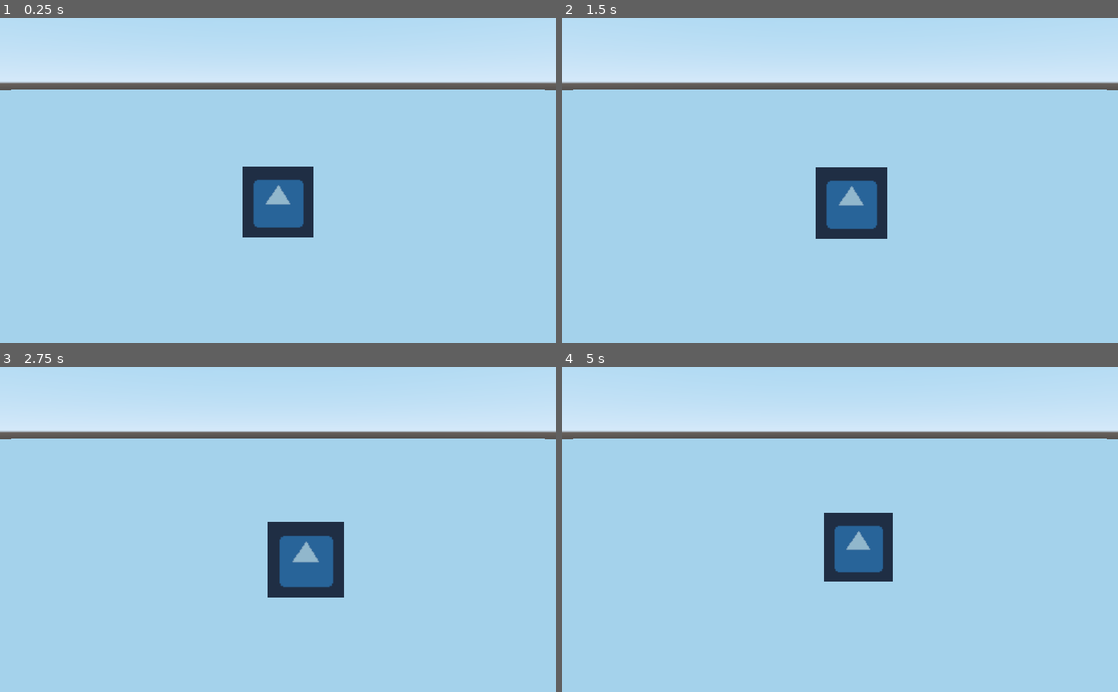
Above: before the commit, frames 1-4 (two rows, left to right).
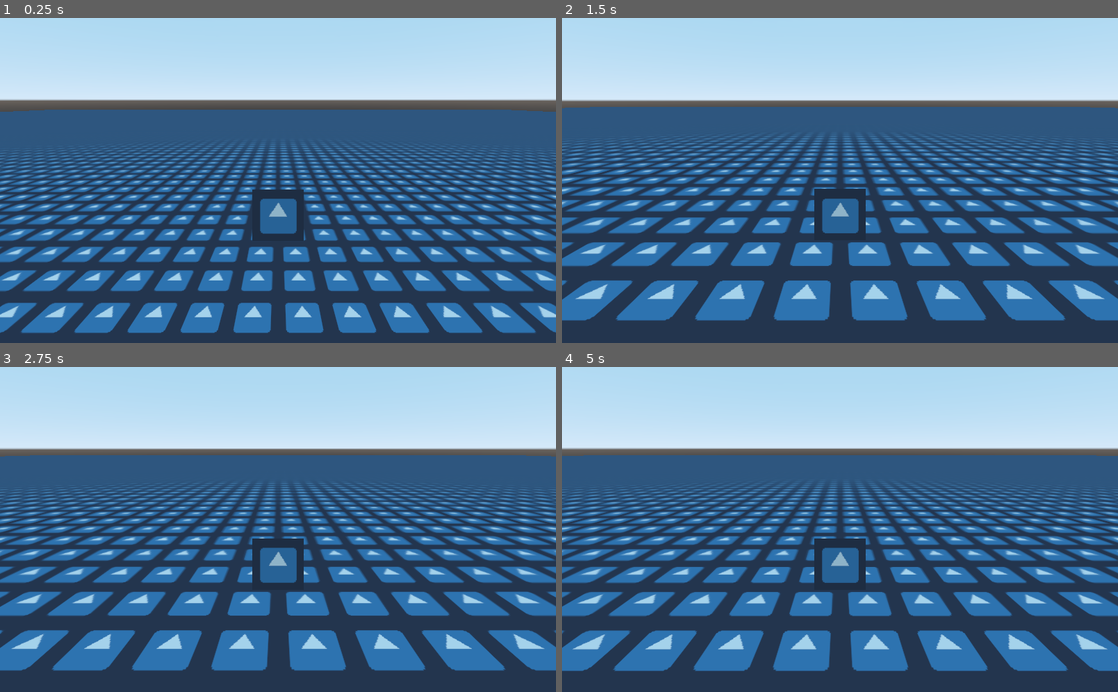
Above: after the commit, the same moments.

Repository: teko-L-TIN-22-Di-a/TrackRacingGame
Game: Godot game, scene res://src/scenes/main.tscn
Same seed, same stepped clock (60 frames per second), same inputs: the game is played once before the commit and once after it. The engine's default icon, where the game draws it, is replaced by a stand-in: a white triangle on a blue panel in a dark square.
Inputs:
- Up to frame 1 (0.25 s): no input
- Up to frame 2 (1.5 s): hold Right (ui_right) 0.53-1.28 s; hold Down (ui_down) from 1.28 s (still down)
- Up to frame 3 (2.75 s): release Down (ui_down) at 2.03 s; hold Right (ui_right) from 2.03 s (still down)
- Up to frame 4 (5 s): release Right (ui_right) at 2.78 s; hold Up (ui_up) 2.78-3.53 s; tap Enter at 3.5 s; hold Left (ui_left) from 3.53 s (still down)

The runs differ from the first frame. In frame 1, 77% of the frame differs, in the area x 0-100%, y 19-100%; in frame 2, 77%; in frame 3, 77%; in frame 4, 78%.

Commit message:
Added state machine and player controller.

Diff:
--- a/project.godot
+++ b/project.godot
@@ -7,6 +7,34 @@
 ;   param=value ; assign values to parameters
 
 config_version=4
+
+_global_script_classes=[ {
+"base": "Spatial",
+"class": "Player",
+"language": "GDScript",
+"path": "res://src/scenes/player/player.gd"
+}, {
+"base": "State",
+"class": "PlayerState",
+"language": "GDScript",
+"path": "res://src/scenes/player/player_state.gd"
+}, {
+"base": "Node",
+"class": "State",
+"language": "GDScript",
+"path": "res://src/state.gd"
+}, {
+"base": "Node",
+"class": "StateHandler",
+"language": "GDScript",
+"path": "res://src/state_handler.gd"
+} ]
+_global_script_class_icons={
+"Player": "",
+"PlayerState": "",
+"State": "",
+"StateHandler": ""
+}
 
 [application]
 
@@ -18,6 +46,37 @@
 
 common/drop_mouse_on_gui_input_disabled=true
 
+[input]
+
+up={
+"deadzone": 0.5,
+"events": [ Object(InputEventJoypadButton,"resource_local_to_scene":false,"resource_name":"","device":-1,"button_index":12,"pressure":0.0,"pressed":false,"script":null)
+, Object(InputEventKey,"resource_local_to_scene":false,"resource_name":"","device":0,"alt":false,"shift":false,"control":false,"meta":false,"command":false,"pressed":false,"scancode":0,"physical_scancode":87,"unicode":0,"echo":false,"script":null)
+, Object(InputEventJoypadMotion,"resource_local_to_scene":false,"resource_name":"","device":-1,"axis":1,"axis_value":-1.0,"script":null)
+ ]
+}
+down={
+"deadzone": 0.5,
+"events": [ Object(InputEventKey,"resource_local_to_scene":false,"resource_name":"","device":0,"alt":false,"shift":false,"control":false,"meta":false,"command":false,"pressed":false,"scancode":0,"physical_scancode":83,"unicode":0,"echo":false,"script":null)
+, Object(InputEventJoypadButton,"resource_local_to_scene":false,"resource_name":"","device":-1,"button_index":14,"pressure":0.0,"pressed":false,"script":null)
+, Object(InputEventJoypadMotion,"resource_local_to_scene":false,"resource_name":"","device":-1,"axis":1,"axis_value":1.0,"script":null)
+ ]
+}
+turn_right={
+"deadzone": 0.5,
+"events": [ Object(InputEventKey,"resource_local_to_scene":false,"resource_name":"","device":0,"alt":false,"shift":false,"control":false,"meta":false,"command":false,"pressed":false,"scancode":0,"physical_scancode":68,"unicode":0,"echo":false,"script":null)
+, Object(InputEventJoypadButton,"resource_local_to_scene":false,"resource_name":"","device":-1,"button_index":15,"pressure":0.0,"pressed":false,"script":null)
+, Object(InputEventJoypadMotion,"resource_local_to_scene":false,"resource_name":"","device":-1,"axis":0,"axis_value":1.0,"script":null)
+ ]
+}
+turn_left={
+"deadzone": 0.5,
+"events": [ Object(InputEventKey,"resource_local_to_scene":false,"resource_name":"","device":0,"alt":false,"shift":false,"control":false,"meta":false,"command":false,"pressed":false,"scancode":0,"physical_scancode":65,"unicode":0,"echo":false,"script":null)
+, Object(InputEventJoypadButton,"resource_local_to_scene":false,"resource_name":"","device":-1,"button_index":14,"pressure":0.0,"pressed":false,"script":null)
+, Object(InputEventJoypadMotion,"resource_local_to_scene":false,"resource_name":"","device":-1,"axis":0,"axis_value":-1.0,"script":null)
+ ]
+}
+
 [physics]
 
 common/enable_pause_aware_picking=true
--- /dev/null
+++ b/src/scenes/player/camera.gd
@@ -0,0 +1,27 @@
+extends Camera
+
+export var target_path: NodePath
+export var vertical_distance: float = 10
+export var height: float = 5
+export var over_player: float = 0
+export var fixed_angle: float = 1
+
+onready var target: Node = get_node(target_path)
+
+var _position := transform.origin
+
+func _process(delta):
+	if (not target): return
+
+	var target_pos = target.transform.origin
+	target_pos.y += over_player
+
+	var target_rotation = (-target.transform.basis.z).normalized()
+
+	var camera_pos = target_pos - (target_rotation * vertical_distance)
+	camera_pos.y += height
+
+	_position = lerp(_position, camera_pos, delta)
+
+	look_at_from_position(camera_pos, target_pos, Vector3.UP)
+	rotate(transform.basis.x.normalized(), fixed_angle)
--- a/src/scenes/player/player.gd
+++ b/src/scenes/player/player.gd
@@ -1,32 +1,91 @@
+class_name Player
 extends Spatial
 
-export var speed: float = 5
-export var max_speed: float = 10
+export var default_fov: float = 70
+export var max_fov: float = 90
 export var gravity: float = 8.1
 export var terminal_velocity: float = 100
 
+export var engine_force: float = 15
+export var vehicle_size: float = 1
+export var steering_limit: float = 10
+
+export var brake_force: float = 10
+export var drag: float = 2
+export var friction: float = 2
+
+export var slip_speed: float = 15
+export var traction_slow: float = 0.75
+export var traction_fast: float = 0.02
+
+export var max_speed: float = 20
+export var max_reverse_speed: float = 5
+
 onready var body: KinematicBody = $'KinematicBody'
+onready var state_handler: StateHandler = $'KinematicBody/StateHandler'
+onready var camera: Camera = $'Camera'
 
 var velocity = Vector3.ZERO
+var acceleration = Vector3.ZERO
+var current_steering: float = 0
+var drifting = false
 
-# Called when the node enters the scene tree for the first time.
-func _ready():
-	pass # Replace with function body.
+func _process(delta: float):
 
-func _process(delta):
-	# TODO Handle Input
-	# TODO Handle Animations
+	animate_camera(delta)
 
-	if body.is_on_floor():
-		velocity.y = clamp(velocity.y - gravity, 0, terminal_velocity)
+	state_handler.process(delta)
 
-		print_debug(velocity)
+	apply_friction(delta)
+	calculate_steering(delta)
+	acceleration.y -= move_toward(gravity, terminal_velocity, delta)
+
+	velocity += acceleration * delta
+
+	velocity = body.move_and_slide_with_snap(velocity, -body.transform.basis.y, Vector3.UP, false)
+
+func animate_camera(delta: float) -> void:
+	var is_moving = state_handler.state.name in ["Moving", "Air"]
+
+	if(is_moving):
+		var speed_factor = velocity.length() / max_speed
+		var new_fov = 70 + speed_factor * (max_fov - default_fov)
+		camera.fov = lerp(camera.fov, new_fov, delta)
 	else:
-		var direction = Input.get_vector("ui_left", "ui_right", "ui_up", "ui_down").normalized()
+		camera.fov = lerp(camera.fov, default_fov, delta)
 
-		print_debug(velocity)
+func apply_friction(delta: float) -> void:
+	if(velocity.length() < 0.2 and acceleration.length() == 0):
+		velocity.x = 0
+		velocity.z = 0
 
-		velocity.x = clamp(velocity.x + direction.x * speed, -max_speed, max_speed)
-		velocity.z = clamp(velocity.z + direction.y * speed, -max_speed, max_speed)
+	var friction_force = velocity * -friction * delta
+	var drag_force = velocity * velocity.length() * -drag * delta
+	acceleration += drag_force + friction_force
 
-	body.move_and_slide(velocity * delta, Vector3.UP)
+func calculate_steering(delta: float) -> void:
+	# Calculate new direction
+	var rear_pos = body.transform.origin + body.transform.basis.z * vehicle_size / 2.0
+	var front_pos = body.transform.origin - body.transform.basis.z * vehicle_size / 2.0
+	rear_pos += velocity * delta
+	front_pos += velocity.rotated(body.transform.basis.y, current_steering) * delta
+	var new_dir = rear_pos.direction_to(front_pos)
+
+	# Check for slipping / drifting
+	if(not drifting and velocity.length() > slip_speed):
+		drifting = true
+	if(drifting and velocity.length() < slip_speed and current_steering == 0):
+		drifting = false
+
+	var traction = traction_fast if drifting else traction_slow
+	var new_velocity: Vector3
+	var dot = new_dir.dot(velocity.normalized())
+
+	if(dot > 0): # forward
+		new_velocity = new_dir * min(velocity.length(), max_speed)
+	if(dot < 0): # backward
+		new_velocity = -new_dir * min(velocity.length(), max_reverse_speed)
+
+	velocity = lerp(velocity, new_velocity, traction)
+
+	body.look_at(body.get_global_transform().origin + new_dir, body.transform.basis.y)
--- a/src/scenes/player/player.tscn
+++ b/src/scenes/player/player.tscn
@@ -1,13 +1,19 @@
-[gd_scene load_steps=6 format=2]
+[gd_scene load_steps=11 format=2]
 
 [ext_resource path="res://src/scenes/player/player.gd" type="Script" id=1]
 [ext_resource path="res://icon.png" type="Texture" id=2]
+[ext_resource path="res://src/state_handler.gd" type="Script" id=3]
+[ext_resource path="res://src/scenes/player/states/air.gd" type="Script" id=4]
+[ext_resource path="res://src/scenes/player/states/idle.gd" type="Script" id=5]
+[ext_resource path="res://src/scenes/player/states/moving.gd" type="Script" id=6]
+[ext_resource path="res://src/scenes/player/camera.gd" type="Script" id=7]
 
 [sub_resource type="CylinderShape" id=3]
 height = 1.0
 radius = 0.5
 
 [sub_resource type="SpatialMaterial" id=4]
+params_cull_mode = 2
 params_billboard_mode = 1
 albedo_texture = ExtResource( 2 )
 
@@ -25,7 +31,23 @@
 [node name="MeshInstance" type="MeshInstance" parent="KinematicBody"]
 mesh = SubResource( 5 )
 
-[node name="InterpolatedCamera" type="InterpolatedCamera" parent="."]
-transform = Transform( 1, 0, 0, 0, 0.921206, 0.389076, 0, -0.389076, 0.921206, 0, 1.55608, 2.90165 )
-current = true
-target = NodePath("../KinematicBody")
+[node name="StateHandler" type="Node" parent="KinematicBody"]
+script = ExtResource( 3 )
+initial_state = NodePath("Idle")
+
+[node name="Air" type="Node" parent="KinematicBody/StateHandler"]
+script = ExtResource( 4 )
+
+[node name="Idle" type="Node" parent="KinematicBody/StateHandler"]
+script = ExtResource( 5 )
+
+[node name="Moving" type="Node" parent="KinematicBody/StateHandler"]
+script = ExtResource( 6 )
+
+[node name="Camera" type="Camera" parent="."]
+transform = Transform( 1, 0, 0, 0, 0.99988, -0.0155157, 0, 0.0155157, 0.99988, 0, 1.34609, 3.14529 )
+script = ExtResource( 7 )
+target_path = NodePath("../KinematicBody")
+vertical_distance = 4.0
+over_player = 0.46
+fixed_angle = 0.56
--- /dev/null
+++ b/src/scenes/player/player_state.gd
@@ -0,0 +1,9 @@
+class_name PlayerState
+extends State
+
+var player: Player
+
+func _ready():
+	yield(owner, "ready")
+	player = owner as Player
+	assert(player != null)
--- /dev/null
+++ b/src/scenes/player/states/air.gd
@@ -0,0 +1,11 @@
+extends PlayerState
+
+func update(delta: float) -> void:
+
+	if(player.body.is_on_floor()):
+		transition_to("Idle")
+		return
+
+
+func exit() -> void:
+	player.acceleration.y = 0
--- /dev/null
+++ b/src/scenes/player/states/idle.gd
@@ -0,0 +1,15 @@
+extends PlayerState
+
+func update(delta: float) -> void:
+
+	player.acceleration.y = 0
+
+	if(not player.body.is_on_floor()):
+		transition_to("Air")
+		return
+
+	var movement = Input.get_vector("turn_left", "turn_right", "down", "up")
+
+	if(movement != Vector2.ZERO):
+		transition_to("Moving", {"initial_movement": movement})
+		return
--- /dev/null
+++ b/src/scenes/player/states/moving.gd
@@ -0,0 +1,31 @@
+extends PlayerState
+
+func update(delta: float) -> void:
+
+	player.acceleration.y = 0
+
+	if(not player.body.is_on_floor()):
+		transition_to("Air")
+		return
+
+	var movement = Input.get_vector("turn_left", "turn_right", "down", "up")
+	if(
+		movement == Vector2.ZERO
+		&& player.velocity.x == 0
+		&& player.velocity.z == 0
+	):
+		transition_to("Idle")
+		return
+
+	var steer_target = Input.get_action_strength("turn_left") - Input.get_action_strength("turn_right")
+	player.current_steering = steer_target * deg2rad(player.steering_limit)
+
+	player.acceleration = Vector3.ZERO
+	if(Input.is_action_pressed("up")):
+		player.acceleration = -player.body.transform.basis.z * player.engine_force
+
+	if(Input.is_action_pressed("down")):
+		if(player.velocity.z <= 0):
+			player.acceleration = -player.body.transform.basis.z * -player.brake_force
+		else:
+			player.acceleration = -player.body.transform.basis.z * -player.engine_force
--- /dev/null
+++ b/src/state.gd
@@ -0,0 +1,22 @@
+class_name State
+extends Node
+
+signal transition_request(target_state_path, msg)
+
+func handle_input(event: InputEvent) -> void:
+	pass
+
+func update(delta: float) -> void:
+	pass
+
+func physics_update(delta: float) -> void:
+	pass
+
+func enter(msg: Dictionary = {}) -> void:
+	pass
+
+func exit() -> void:
+	pass
+
+func transition_to(target_state_path: String, msg: Dictionary = {}) -> void:
+	emit_signal("transition_request", target_state_path, msg)
--- /dev/null
+++ b/src/state_handler.gd
@@ -0,0 +1,46 @@
+class_name StateHandler
+extends Node
+
+signal transitioned(state_name)
+
+export var initial_state: NodePath
+
+onready var state: State = get_node(initial_state)
+
+func transition_to(target_state_path: String, msg: Dictionary = {}) -> void:
+	print("Transitioning to ", target_state_path)
+
+	if(not has_node(target_state_path)):
+		return
+
+	if(not state):
+		return
+
+	state.exit()
+	state = get_node(target_state_path)
+	state.enter(msg)
+	emit_signal("transitioned", state.name)
+
+func _ready():
+	for node in get_children():
+		var state := node as State
+
+		if(not state):
+			continue
+
+		state.connect("transition_request", self, "_on_transition_request")
+
+	if(state):
+		state.enter()
+
+func unhandled_input(event: InputEvent) -> void:
+	state.handle_input(event)
+
+func process(delta: float) -> void:
+	state.update(delta)
+
+func physics_process(delta: float) -> void:
+	state.physics_update(delta)
+
+func _on_transition_request(target_state_path: String, msg: Dictionary = {}):
+	transition_to(target_state_path, msg)
--- a/src/testing/player_test.tscn
+++ b/src/testing/player_test.tscn
@@ -1,16 +1,23 @@
-[gd_scene load_steps=4 format=2]
+[gd_scene load_steps=6 format=2]
 
 [ext_resource path="res://src/scenes/player/player.tscn" type="PackedScene" id=1]
+[ext_resource path="res://icon.png" type="Texture" id=2]
 
 [sub_resource type="BoxShape" id=1]
 extents = Vector3( 100, 1, 100 )
 
+[sub_resource type="SpatialMaterial" id=3]
+albedo_texture = ExtResource( 2 )
+uv1_triplanar = true
+
 [sub_resource type="CubeMesh" id=2]
+material = SubResource( 3 )
 size = Vector3( 200, 2, 200 )
 
 [node name="Main" type="Spatial"]
 
 [node name="StaticBody" type="StaticBody" parent="."]
+transform = Transform( 1, 0, 0, 0, 1, 0, 0, 0, 1, 0, 0, 0 )
 
 [node name="CollisionShape" type="CollisionShape" parent="StaticBody"]
 shape = SubResource( 1 )
@@ -19,4 +26,4 @@
 mesh = SubResource( 2 )
 
 [node name="Player" parent="." instance=ExtResource( 1 )]
-transform = Transform( 1, 0, 0, 0, 1, 0, 0, 0, 1, 0, 2, 0 )
+transform = Transform( 1, 0, 0, 0, 1, 0, 0, 0, 1, 0, 3.35504, 0 )
